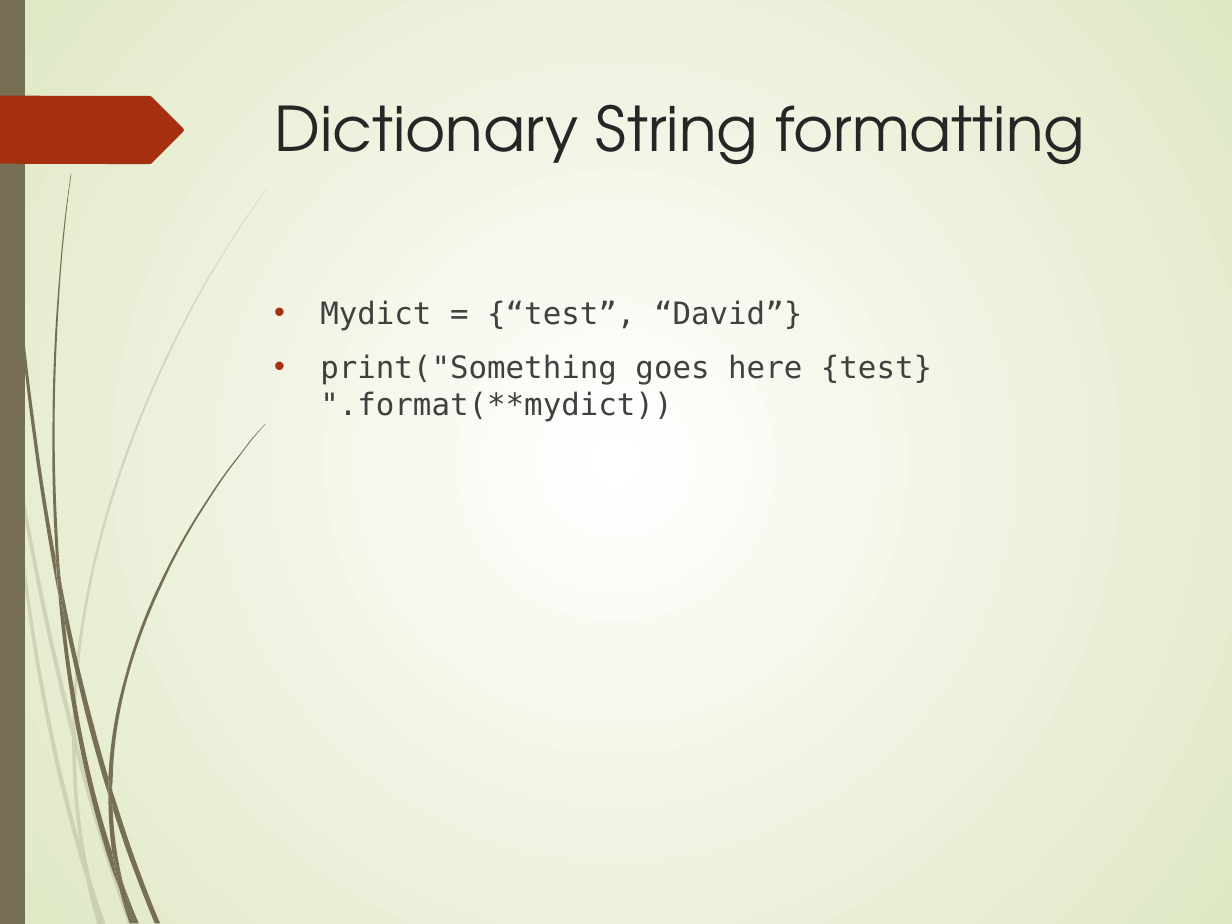
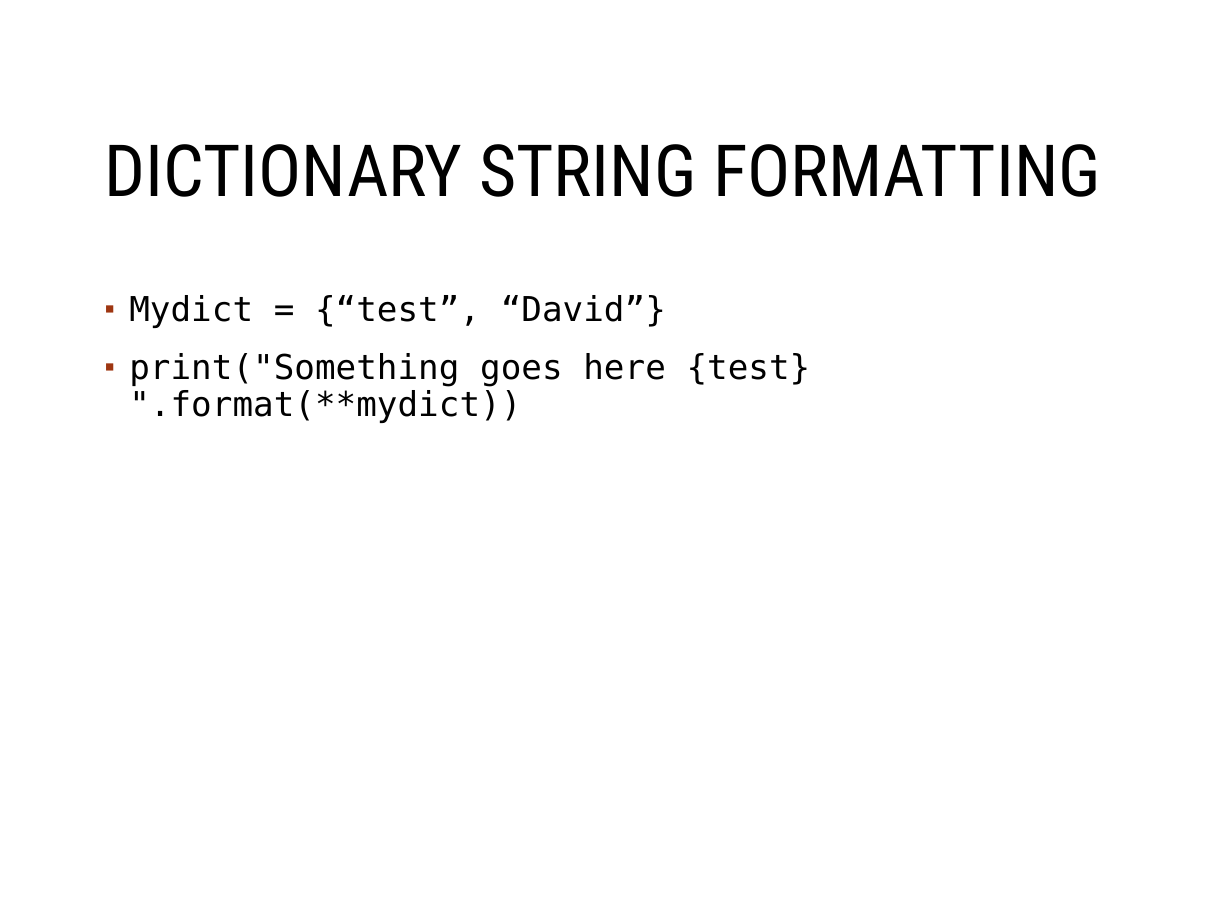
Before and after one commit to MGIS-UMN-GIS5577/GIS5578-week2, a slide deck: slide 18 of week2_conditionals_sequences.odp. Drawn at 1232x924 pixels with LibreOffice and Linux fonts; fonts in the diff are those of the drawing; background and template pictures are left out. Boxes give left, top, right and bottom in pixels: in the first picture for what was removed or moved away, otherwise in the second. Text is boxed around its words. In the diff, an @@ line names an element or a change of style, - is before the commit and + after.

```diff
--- a/week2_conditionals_sequences.odp
+++ b/week2_conditionals_sequences.odp
@@ background gradient #FFFFFF to #DFE8C4 to #FFFFFF @@
@@ freeform shape removed at [0,0,25,924] @@
@@ title "DICTIONARY STRING FORMATTING" at [105,144,1101,197]: vertical alignment top to middle @@
@@ freeform shape removed at [0,96,184,165] @@
@@ title at [105,144,1101,197]: text changed; size 36 to 42 pt; font TeX Gyre Adventor to Roboto Condensed; text colour #262626 to #000000 @@
-Dictionary String formatting
+DICTIONARY STRING FORMATTING
@@ text "Mydict = {“test”, “David”}": place and size @@
-text "Mydict = {“test”, “David”}" at [320,300,932,422]
+text "Mydict = {“test”, “David”}" at [129,295,811,423]
@@ text "Mydict = {“test”, “David”}" at [129,295,811,423]: size 18 to 20 pt, text colour #404040 to #000000; bullet • to ▪; line spacing 1 to 0.9; more space between paragraphs; bullet colour #A53010 to #9E3611 @@
@@ group removed at [0,31,267,924]: 12 freeform shapes @@
@@ group removed at [2,0,266,924]: 12 freeform shapes @@
@@ freeform shape added at [1153,848,1196,891], outline #FFFFFF 0.99 pt @@
```
Also in this commit, not shown: 17 other slides changed, 1 other file.
